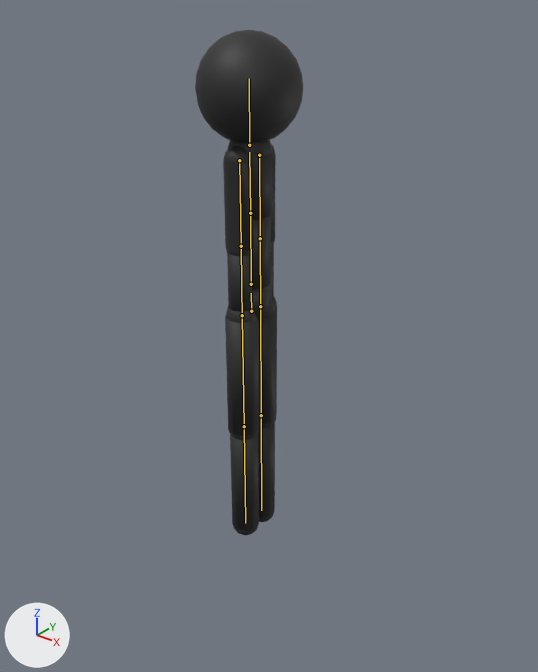
Two versions of the FBX model Assets/Art/Stickman/Stickman.fbx, one commit apart.
Rendered twice from a 50 mm lens placed at (1.53, -1.81, 2.0), pointed at (0.03, 0.06, 0.84). Lighting does not change. The marker at lower left points along +X, +Y and +Z. The picture after the commit comes second. The bones that change, and the others that lie on the model, are drawn over the model as lines.

In view in the first picture: 'StickmanBody'.
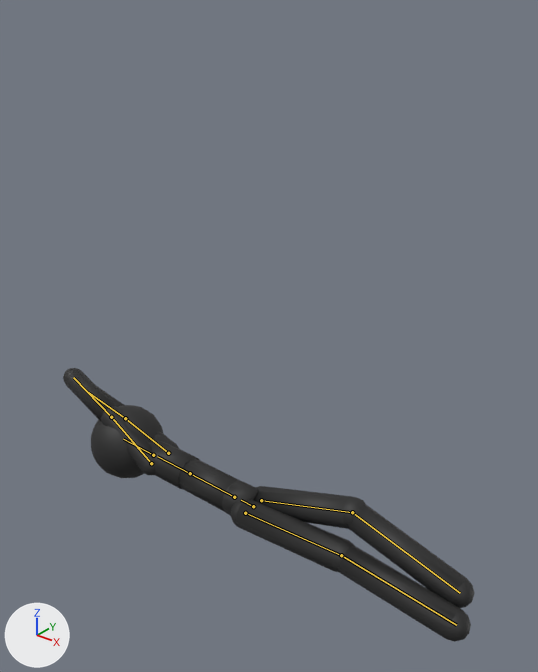
The newer file adds an action. The first version stands in its rest pose; the second is drawn at frame 1 of the action 'Stickman|getup'.

Scene script edits in JSON lines:
```json
{"block": "bone_hips", "where": "bone_hips = bpy.data.objects['Stickman'].pose.bones['hips']"}
{"op": "set", "path": "bone_hips.location", "old": "(0.0, 0.0, 0.0)", "new": "(0.0, -0.85, 0.0)"}
{"op": "set", "path": "bone_hips.rotation_quaternion", "old": "(1.0, 0.0, 0.0, 0.0)", "new": "(0.707, 0.0, 0.0, -0.707)", "note": "degrees (0, 0, 0) -> degrees (0, 0, -90)"}
{"block": "bone_upperarm_l", "where": "bone_upperarm_l = bpy.data.objects['Stickman'].pose.bones['upperarm.L']  # child of 'chest'"}
{"op": "set", "path": "bone_upperarm_l.rotation_quaternion", "old": "(1.0, 0.0, 0.0, 0.0)", "new": "(-0.131, 0.0, 0.0, 0.991)", "note": "degrees (0, 0, 0) -> degrees (0, 0, -165)"}
{"block": "bone_forearm_l", "where": "bone_forearm_l = bpy.data.objects['Stickman'].pose.bones['forearm.L']  # child of 'upperarm.L'"}
{"op": "set", "path": "bone_forearm_l.rotation_quaternion", "old": "(1.0, 0.0, 0.0, 0.0)", "new": "(0.999, 0.0, 0.0, -0.044)", "note": "degrees (0, 0, 0) -> degrees (0, 0, -5)"}
{"block": "bone_upperarm_r", "where": "bone_upperarm_r = bpy.data.objects['Stickman'].pose.bones['upperarm.R']  # child of 'chest'"}
{"op": "set", "path": "bone_upperarm_r.rotation_quaternion", "old": "(1.0, 0.0, 0.0, 0.0)", "new": "(-0.259, 0.0, 0.0, 0.966)", "note": "degrees (0, 0, 0) -> degrees (0, 0, -150)"}
{"block": "bone_forearm_r", "where": "bone_forearm_r = bpy.data.objects['Stickman'].pose.bones['forearm.R']  # child of 'upperarm.R'"}
{"op": "set", "path": "bone_forearm_r.rotation_quaternion", "old": "(1.0, 0.0, 0.0, 0.0)", "new": "(0.999, 0.0, 0.0, -0.044)", "note": "degrees (0, 0, 0) -> degrees (0, 0, -5)"}
{"block": "bone_thigh_l", "where": "bone_thigh_l = bpy.data.objects['Stickman'].pose.bones['thigh.L']  # child of 'hips'"}
{"op": "set", "path": "bone_thigh_l.rotation_quaternion", "old": "(1.0, 0.0, 0.0, 0.0)", "new": "(0.985, 0.0, 0.0, -0.174)", "note": "degrees (0, 0, 0) -> degrees (0, 0, -20)"}
{"block": "bone_shin_l", "where": "bone_shin_l = bpy.data.objects['Stickman'].pose.bones['shin.L']  # child of 'thigh.L'"}
{"op": "set", "path": "bone_shin_l.rotation_quaternion", "old": "(1.0, 0.0, 0.0, 0.0)", "new": "(0.954, 0.0, 0.0, 0.301)", "note": "degrees (0, 0, 0) -> degrees (0, 0, 35)"}
{"block": "bone_thigh_r", "where": "bone_thigh_r = bpy.data.objects['Stickman'].pose.bones['thigh.R']  # child of 'hips'"}
{"op": "set", "path": "bone_thigh_r.rotation_quaternion", "old": "(1.0, 0.0, 0.0, 0.0)", "new": "(0.999, 0.0, 0.0, -0.044)", "note": "degrees (0, 0, 0) -> degrees (0, 0, -5)"}
{"block": "bone_shin_r", "where": "bone_shin_r = bpy.data.objects['Stickman'].pose.bones['shin.R']  # child of 'thigh.R'"}
{"op": "set", "path": "bone_shin_r.rotation_quaternion", "old": "(1.0, 0.0, 0.0, 0.0)", "new": "(0.996, 0.0, 0.0, 0.087)", "note": "degrees (0, 0, 0) -> degrees (0, 0, 10)"}
```

Where the change shows, as pixel boxes (x1, y1, x2, y2) in the pictures (538 x 672 px):
```json
{"object": "StickmanBody", "change": "posed", "before": [195, 30, 303, 535], "after": [63, 368, 475, 642], "on screen": "279% wider, 46% shorter"}
{"bone": "hips", "before": "(251, 311) to (251, 293)", "after": "(253, 506) to (241, 500)"}
{"bone": "upperarm.L", "before": "(259, 155) to (260, 238)", "after": "(168, 453) to (125, 418)"}
{"bone": "forearm.L", "before": "(260, 238) to (260, 311)", "after": "(125, 418) to (87, 391)"}
{"bone": "upperarm.R", "before": "(239, 160) to (241, 246)", "after": "(151, 463) to (111, 417)"}
{"bone": "forearm.R", "before": "(241, 246) to (242, 321)", "after": "(111, 417) to (73, 377)"}
{"bone": "thigh.L", "before": "(260, 306) to (261, 415)", "after": "(261, 500) to (352, 512)"}
{"bone": "shin.L", "before": "(261, 415) to (261, 510)", "after": "(352, 512) to (460, 593)"}
{"bone": "thigh.R", "before": "(242, 315) to (244, 426)", "after": "(245, 513) to (341, 555)"}
{"bone": "shin.R", "before": "(244, 426) to (245, 523)", "after": "(341, 555) to (456, 625)"}
```
